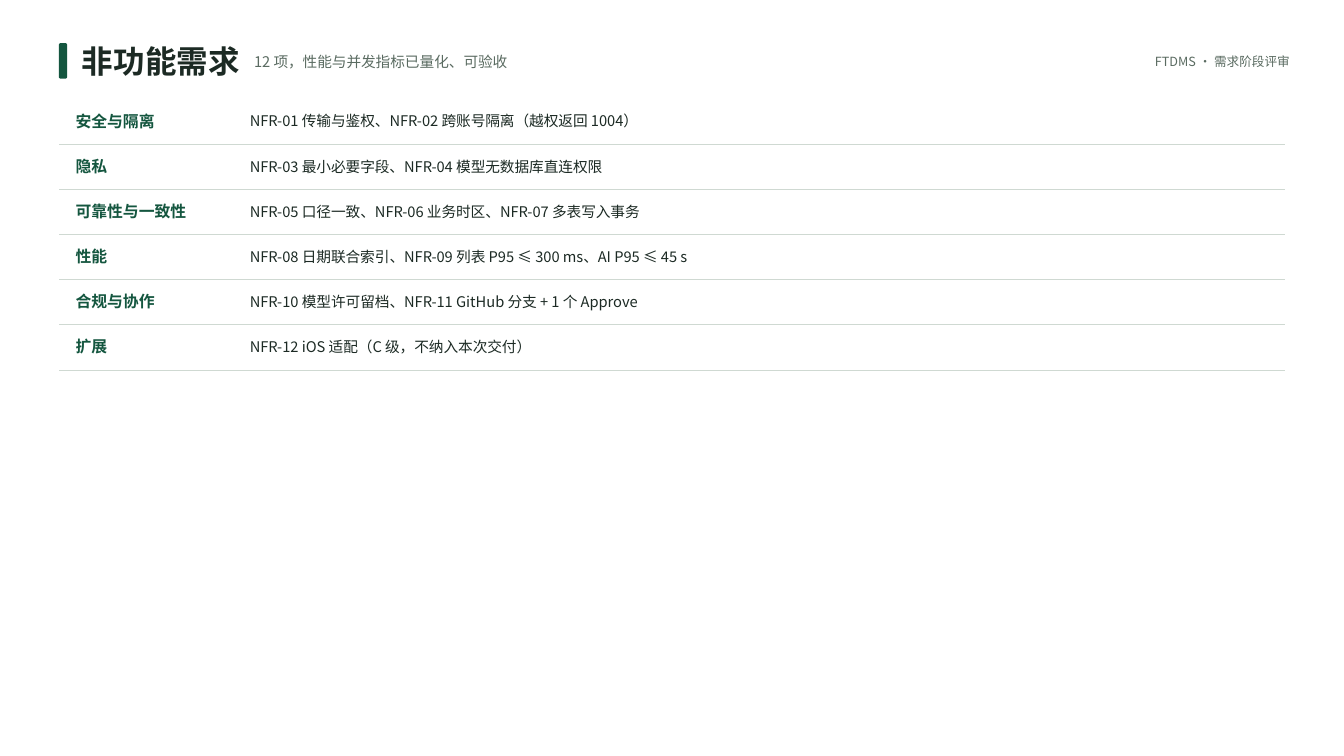
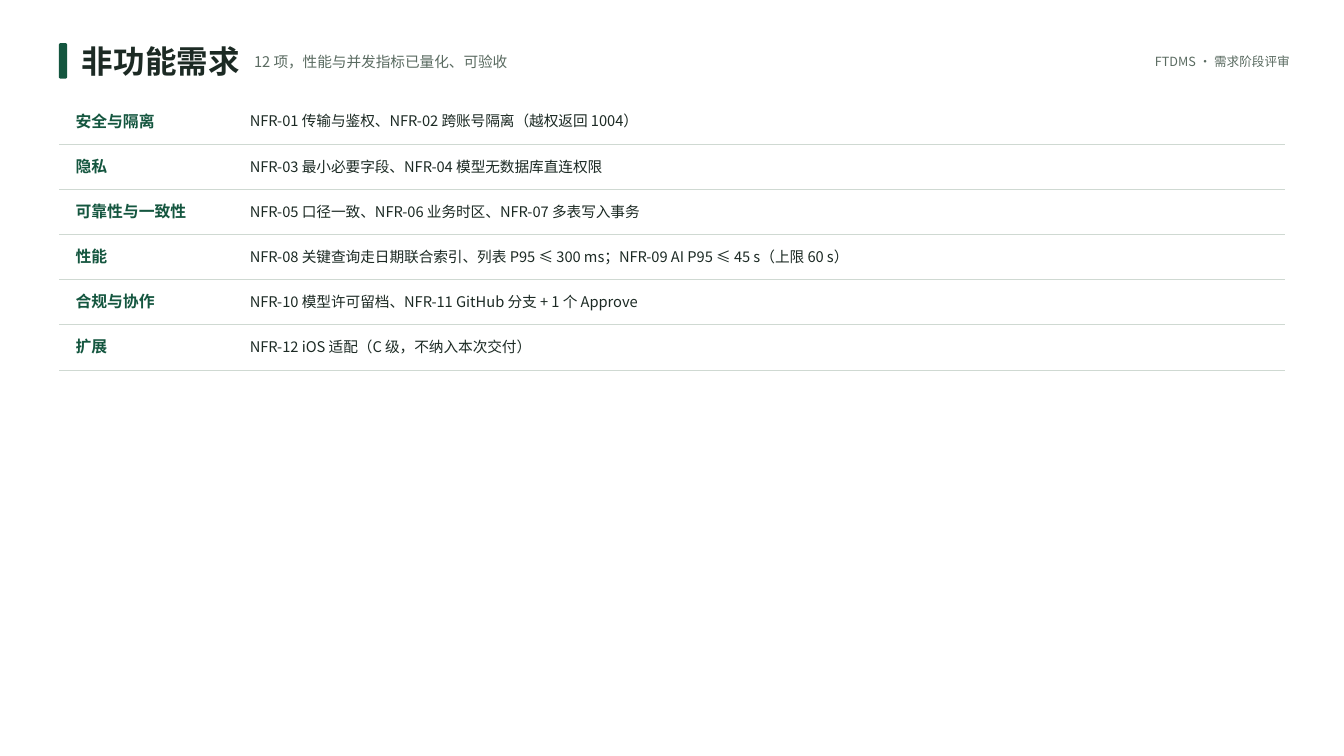
Before and after one commit to dianwanyue/fitness-training-diet, a slide deck: slide 9 of docs/需求分析/健身训练与饮食管理系统_需求阶段评审.pptx. Drawn at 1344x756 pixels with LibreOffice and Linux fonts; fonts in the diff are those of the drawing. Boxes give left, top, right and bottom in pixels: in the first picture for what was removed or moved away, otherwise in the second. Text is boxed around its words. In the diff, an @@ line names an element or a change of style, - is before the commit and + after.

Commit message:
docs: 统一 SDP / SRS / 评审 PPT 的跨文档口径
一、互相引用的版本对齐
- SRS 引用文件：第一阶段说明书 v1.1→v1.3、SDP V1.4→V1.6；1.2 基线与 V1.3 修订记录同步
- SDP 1.5 基线 / 第 2 章引用文件 / 3.2 交付文档：接口文档 V1.2→V1.3、SRS→V1.3、第一阶段→v1.3、
  技术版本锁定表→v1.3、ECharts 引用 5.5.x→6.x
- 第一阶段说明书升 v1.3（2026-11-07）：ECharts 5.5.x→6.x、Node 20 LTS→≥22.12（与实现一致），
  需求、接口与排期口径不变；README 索引同步为 v1.3

二、事实与统计口径
- PPT 第 3 页：当前节点 W5 / M2（10-25 起）→ W6 / M3（计划 11-08），卡片正文改为 11-04 联调完成后的状态
- PPT 第 17 页：下阶段计划 W6–W9 → W6 收尾—W9，W6 标注 11-04 已完成本地联调、M3 按计划 11-08 验收
- PPT 第 11 页：user_account 归属「其余 11 张表」→「7 张私有表」，与 SRS E-R 图一致
- PPT 第 19 页：方文锦交付「8 个接口族 43 个接口的服务端实现」→「A–F、H 七族 36 个接口（G 族 7 个排 W7–W9）」
- PPT 第 16 页：配置管理基线接口文档 V1.1→V1.3，需求基线注明第一阶段说明书 v1.3
- PPT 第 4 页：会议纪要 10-14 一份 → 10-14 / 11-01 / 11-04 三份
- PPT 第 13 页：AI 授权范围改为 scope=BODY_DIET_TRAINING_30D + periodDays 7/30 的准确表述
- PPT 第 9 页：NFR-08 索引、NFR-09 AI 超时与 SRS 表 3-12 逐项对齐
- SDP 10.1：数据库字段「约 120 个」→「110 个」（按 schema.sql 实测）；3.2 中 SRS 内容要点补 E-R 图与功能建模
- SRS：开发环境 Node 20→Node.js ≥22.12 + Vite 7（与 3.11 一致）；1.3 附录说明补齐附录 A–D；
  表 4-1 补 NFR-12 行；5002 明确为「降级不返回」，与 FR-29 及 PPT「不可用即降级」一致

```diff
--- a/docs/需求分析/健身训练与饮食管理系统_需求阶段评审.pptx
+++ b/docs/需求分析/健身训练与饮食管理系统_需求阶段评审.pptx
@@ text at bbox=[250, 249, 849, 264]: text changed @@
-NFR-08 日期联合索引、NFR-09 列表 P95 ≤ 300 ms、AI P95 ≤ 45 s
+NFR-08 关键查询走日期联合索引、列表 P95 ≤ 300 ms；NFR-09 AI P95 ≤ 45 s（上限 60 s）
```
Also in this commit, not shown: 8 other slides changed, 4 other files.
